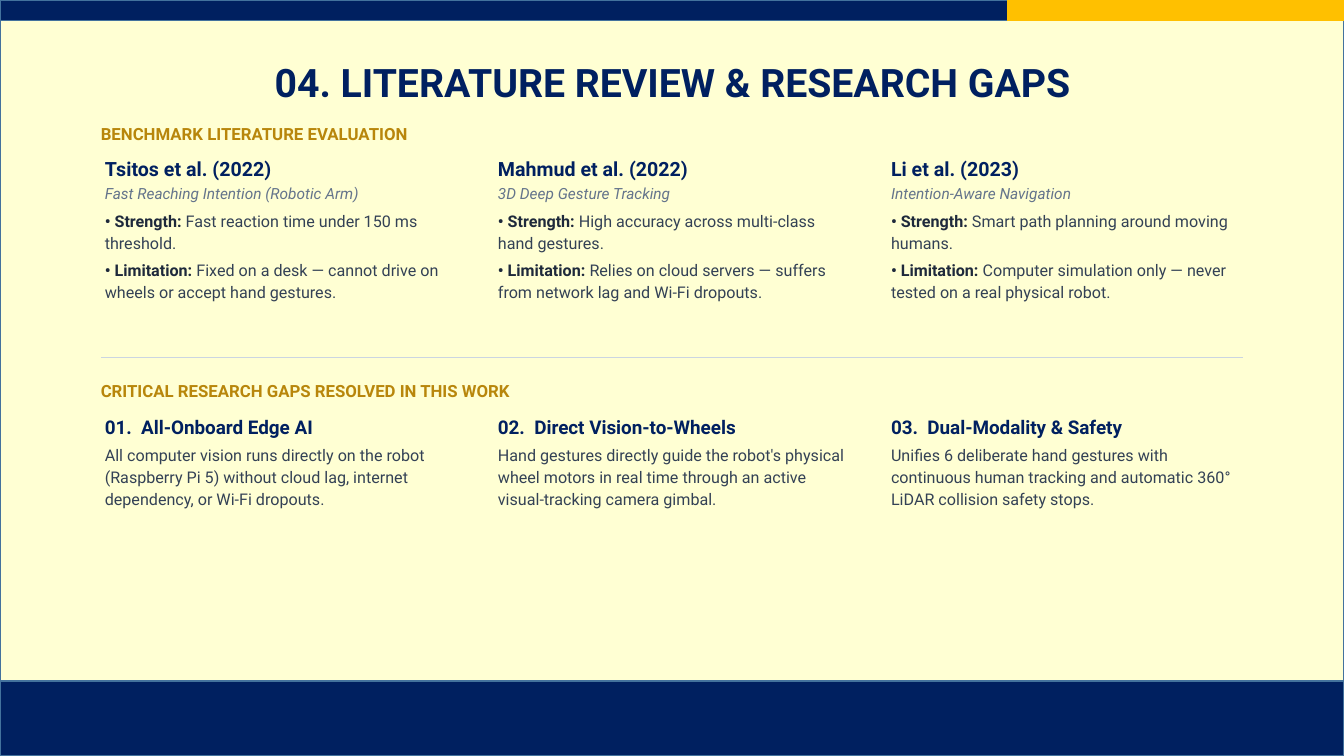
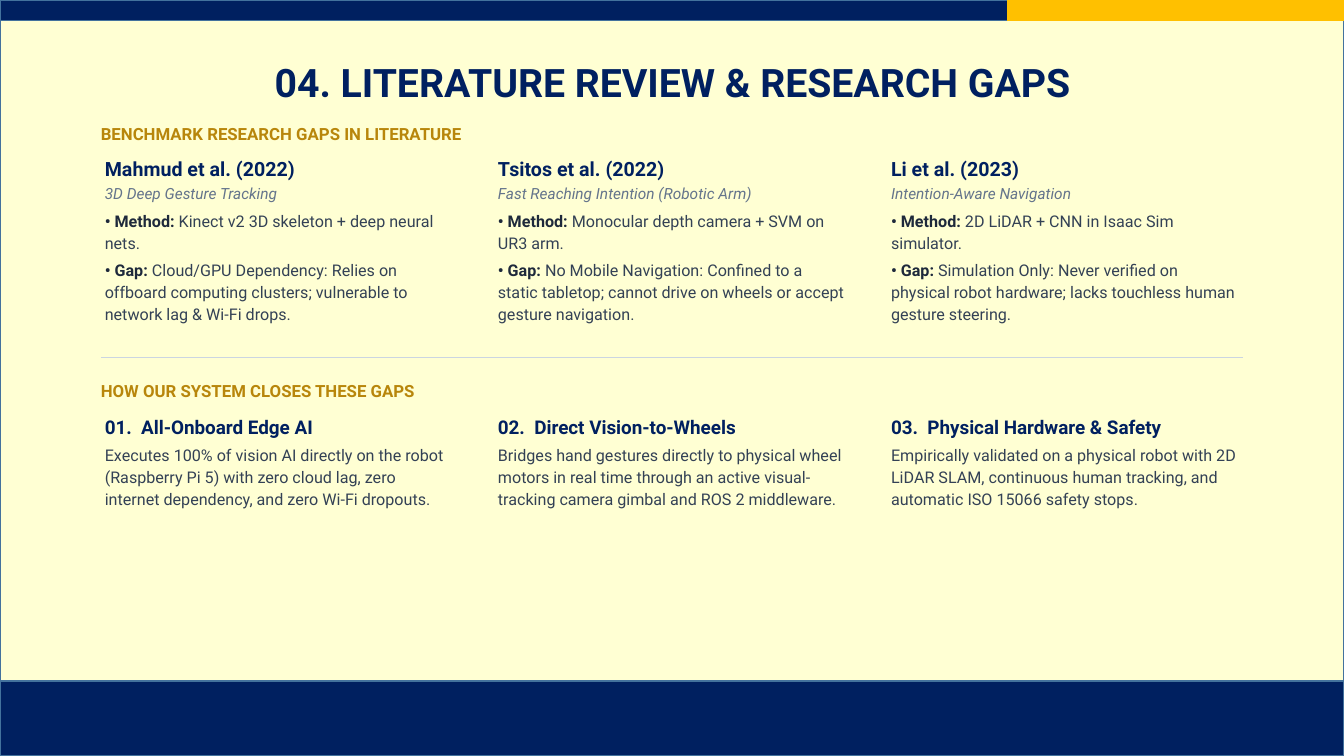
Before and after one commit to AJFACULTY/Intention-Recognition, a slide deck: slide 6 of write_up/Project Final Defense Slides_FINAL.pptx. Drawn at 1344x756 pixels with LibreOffice and Linux fonts; fonts in the diff are those of the drawing; background and template pictures are left out. Boxes give left, top, right and bottom in pixels: in the first picture for what was removed or moved away, otherwise in the second. Text is boxed around its words. In the diff, an @@ line names an element or a change of style, - is before the commit and + after.

Commit message:
feat(slides): align Slide 6 into 1-to-1 literature gaps and engineering solutions

```diff
--- a/write_up/Project Final Defense Slides_FINAL.pptx
+++ b/write_up/Project Final Defense Slides_FINAL.pptx
@@ text at (101,128,461,140): text changed @@
-BENCHMARK LITERATURE EVALUATION
+BENCHMARK RESEARCH GAPS IN LITERATURE
@@ text at (105,160,433,324): text changed @@
-Tsitos et al. (2022)
-Fast Reaching Intention (Robotic Arm)
-• Strength: Fast reaction time under 150 ms threshold.
-• Limitation: Fixed on a desk — cannot drive on wheels or accept hand gestures.
+Mahmud et al. (2022)
+3D Deep Gesture Tracking
+• Method: Kinect v2 3D skeleton + deep neural nets.
+• Gap: Cloud/GPU Dependency: Relies on offboard computing clusters; vulnerable to network lag & Wi-Fi drops.
@@ text at (498,160,843,324): text changed @@
-Mahmud et al. (2022)
-3D Deep Gesture Tracking
-• Strength: High accuracy across multi-class hand gestures.
-• Limitation: Relies on cloud servers — suffers from network lag and Wi-Fi dropouts.
+Tsitos et al. (2022)
+Fast Reaching Intention (Robotic Arm)
+• Method: Monocular depth camera + SVM on UR3 arm.
+• Gap: No Mobile Navigation: Confined to a static tabletop; cannot drive on wheels or accept gesture navigation.
@@ text at (891,215,1235,324): text changed @@
-• Strength: Smart path planning around moving humans.
-• Limitation: Computer simulation only — never tested on a real physical robot.
+• Method: 2D LiDAR + CNN in Isaac Sim simulator.
+• Gap: Simulation Only: Never verified on physical robot hardware; lacks touchless human gesture steering.
@@ text at (101,385,415,397): text changed @@
-CRITICAL RESEARCH GAPS RESOLVED IN THIS WORK
+HOW OUR SYSTEM CLOSES THESE GAPS
@@ text at (891,419,1236,509): text changed @@
-03. Dual-Modality & Safety
-Unifies 6 deliberate hand gestures with continuous human tracking and automatic 360° LiDAR collision safety stops.
+03. Physical Hardware & Safety
+Empirically validated on a physical robot with 2D LiDAR SLAM, continuous human tracking, and automatic ISO 15066 safety stops.
@@ text at (105,448,443,509): text changed @@
-All computer vision runs directly on the robot (Raspberry Pi 5) without cloud lag, internet dependency, or Wi-Fi dropouts.
+Executes 100% of vision AI directly on the robot (Raspberry Pi 5) with zero cloud lag, zero internet dependency, and zero Wi-Fi dropouts.
@@ text at (498,449,841,509): text changed @@
-Hand gestures directly guide the robot's physical wheel motors in real time through an active visual-tracking camera gimbal.
+Bridges hand gestures directly to physical wheel motors in real time through an active visual-tracking camera gimbal and ROS 2 middleware.
```
Also in this commit, not shown: 3 other files.
